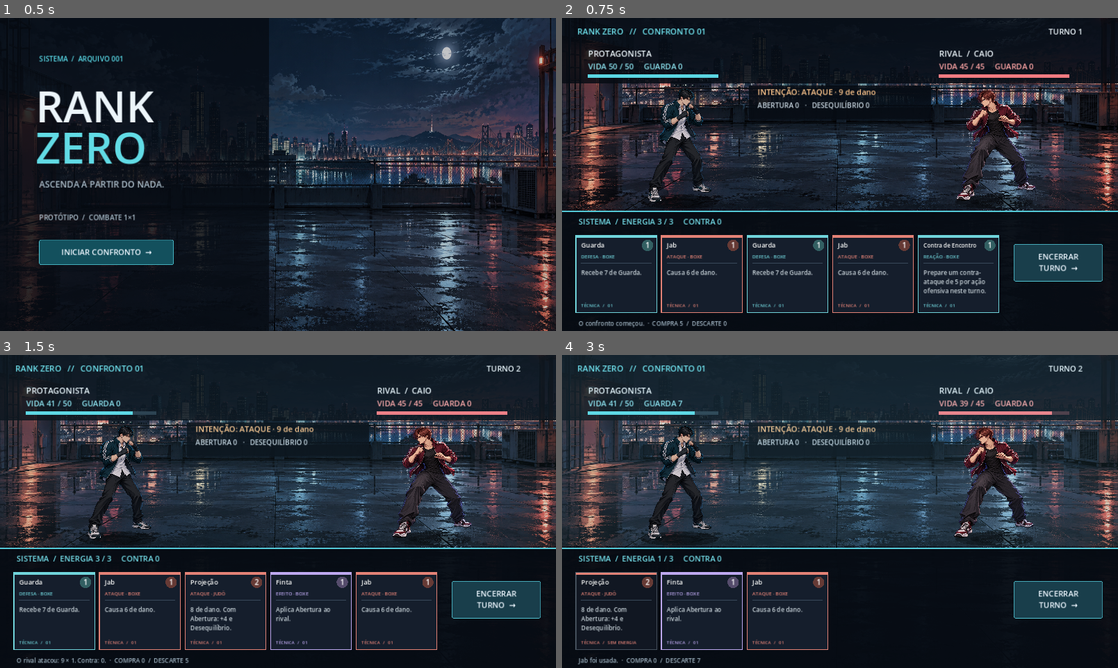
Above: before the commit, frames 1-4 (two rows, left to right).
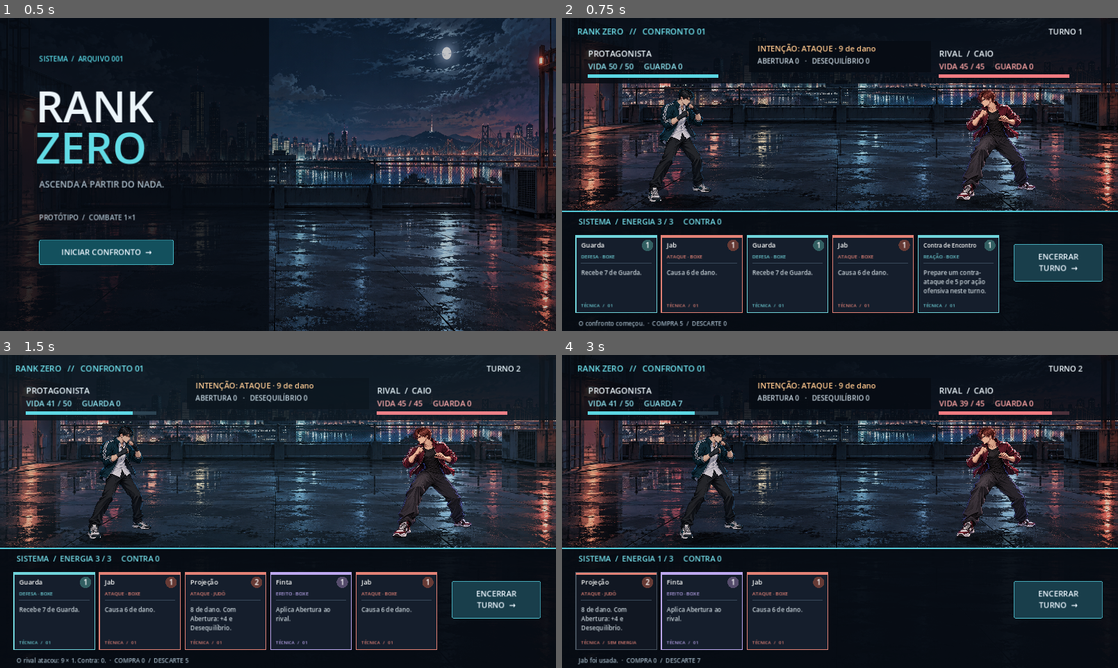
Above: after the commit, the same moments.

Repository: Georlan/rank-zero
Game: Godot game, scene res://scenes/main.tscn
The game is run twice, just before and just after one commit, with the same random seed, the same clock (stepped at 60 frames per second) and the same inputs.
Inputs (mouse positions are in pixels of both pictures, inside the frame that each line leads up to):
- Up to frame 1 (0.5 s): no input
- Up to frame 2 (0.75 s): click "INICIAR CONFRONTO →" at 0.5 s
- Up to frame 3 (1.5 s): click "ENCERRAR TURNO →" at 1.25 s
- Up to frame 4 (3 s): tap Enter at 2 s; move the mouse to (617, 611) at 2.02 s; click (617, 611) at 2.17 s; tap Space at 2.75 s; click (617, 611) at 2.92 s

Frame 1 is identical in both runs. In frame 2, 2.2% of the frame differs, in the area x 33-67%, y 7-33%; in frame 3, 2.1%; in frame 4, 7.8%, in the area x 15-86%, y 7-61%.

Commit message:
Animate jab, guard and feint with original poses

Diff:
--- a/scripts/fighter_actor.gd
+++ b/scripts/fighter_actor.gd
@@ -1,14 +1,19 @@
 extends Node2D
-# Presentation only: positions are anchored on the floor, never on sprite centre.
+signal jab_impact
 const GUARD = preload("res://assets/art/fighter_protagonist.png")
+const ANTICIPATION = preload("res://assets/art/fighter_anticipation.png")
+const HIGH_GUARD = preload("res://assets/art/fighter_high_guard.png")
 const JAB = preload("res://assets/art/fighter_jab.png")
 const ENEMY = preload("res://assets/art/fighter_caio.png")
+const ENEMY_HIT = preload("res://assets/art/fighter_caio_hit.png")
 var is_hero := true
 var sprite: AnimatedSprite2D
 var action_tween: Tween
+var home_x := 0.0
 func setup(hero: bool) -> void:
  is_hero = hero
 func _ready() -> void:
+ home_x = position.x
  sprite = AnimatedSprite2D.new()
  var frames = SpriteFrames.new()
  frames.add_animation("guard")
@@ -17,32 +22,75 @@
  if is_hero:
   frames.add_animation("jab")
   frames.set_animation_loop("jab", false)
-  frames.set_animation_speed("jab", 9.0)
-  frames.add_frame("jab", GUARD, 0.6)
-  frames.add_frame("jab", JAB, 1.3)
+  frames.set_animation_speed("jab", 12.0)
+  frames.add_frame("jab", GUARD, 0.8)
+  frames.add_frame("jab", ANTICIPATION, 1.0)
+  frames.add_frame("jab", JAB, 1.8)
+  frames.add_frame("jab", ANTICIPATION, 0.8)
   frames.add_frame("jab", GUARD, 1.0)
+  frames.add_animation("defend")
+  frames.set_animation_loop("defend", false)
+  frames.set_animation_speed("defend", 9.0)
+  frames.add_frame("defend", HIGH_GUARD, 2.0)
+  frames.add_frame("defend", GUARD, 1.0)
+  frames.add_animation("feint")
+  frames.set_animation_loop("feint", false)
+  frames.set_animation_speed("feint", 12.0)
+  frames.add_frame("feint", ANTICIPATION, 1.3)
+  frames.add_frame("feint", GUARD, 1.0)
+ else:
+  frames.add_animation("hit")
+  frames.set_animation_loop("hit", false)
+  frames.set_animation_speed("hit", 9.0)
+  frames.add_frame("hit", ENEMY_HIT, 1.5)
+  frames.add_frame("hit", ENEMY, 1.0)
  sprite.sprite_frames = frames
  sprite.scale = Vector2(0.19, 0.19)
  sprite.position = Vector2(0, -132)
  sprite.animation_finished.connect(_on_animation_finished)
+ sprite.frame_changed.connect(_on_frame_changed)
  add_child(sprite)
  sprite.play("guard")
 func _on_animation_finished() -> void:
  sprite.play("guard")
+func _on_frame_changed() -> void:
+ if is_hero and sprite.animation == "jab" and sprite.frame == 2:
+  jab_impact.emit()
 func _draw() -> void:
- # Contact shadow remains fixed to ground as the upper body moves.
  draw_set_transform(Vector2(0, -2), 0, Vector2(1, 0.18))
  draw_circle(Vector2.ZERO, 90, Color(0, 0, 0, 0.36))
  draw_circle(Vector2.ZERO, 55, Color(0, 0, 0, 0.25))
  draw_set_transform(Vector2.ZERO)
+func reset_actor() -> void:
+ if is_instance_valid(action_tween): action_tween.kill()
+ position.x = home_x
+ sprite.position.x = 0
+ sprite.play("guard")
 func action(kind: String) -> void:
+ if is_instance_valid(action_tween): action_tween.kill()
  if is_hero and kind == "jab":
   sprite.stop()
-  sprite.play("jab")
+  sprite.play("guard")
+  action_tween = create_tween()
+  action_tween.tween_property(self, "position:x", 805.0, 0.18).set_trans(Tween.TRANS_QUAD).set_ease(Tween.EASE_IN)
+  action_tween.tween_callback(func(): sprite.play("jab"))
+  action_tween.tween_interval(0.36)
+  action_tween.tween_property(self, "position:x", home_x, 0.24).set_trans(Tween.TRANS_QUAD).set_ease(Tween.EASE_OUT)
+ elif is_hero and kind in ["guard", "opening", "counter"]:
+  position.x = home_x
+  sprite.stop()
+  sprite.play("feint" if kind == "opening" else "defend")
+ elif not is_hero and kind == "hit":
+  sprite.stop(); sprite.play("hit")
+  sprite.position.x = 0
+  action_tween = create_tween()
+  action_tween.tween_property(sprite, "position:x", 14.0, 0.08)
+  action_tween.tween_property(sprite, "position:x", 0.0, 0.20)
  else:
-  # Until distinct art exists, use a short recoil/step, not a claimed punch pose.
-  if is_instance_valid(action_tween): action_tween.kill()
+  # Placeholder for actions that do not yet have their own illustrated poses.
+  position.x = home_x
   sprite.position.x = 0
+  sprite.play("guard")
   action_tween = create_tween()
   var direction = 8.0 if is_hero else -8.0
   action_tween.tween_property(sprite, "position:x", direction, 0.10)
--- a/scripts/main.gd
+++ b/scripts/main.gd
@@ -10,10 +10,14 @@
 var flash := 0.0
 var hero_actor: Node2D
 var rival_actor: Node2D
+var pending_jab_result := ""
+var fight_serial := 0
+var result_visible := false
 func _ready() -> void:
  set_anchors_and_offsets_preset(Control.PRESET_FULL_RECT)
  hero_actor = FighterActor.new(); hero_actor.setup(true); hero_actor.position = Vector2(270, 425); add_child(hero_actor)
  rival_actor = FighterActor.new(); rival_actor.setup(false); rival_actor.position = Vector2(995, 425); add_child(rival_actor)
+ hero_actor.jab_impact.connect(_jab_impact)
  _show_title()
 func _clear_buttons() -> void:
  for b in buttons: b.queue_free()
@@ -32,14 +36,18 @@
  add_child(b); buttons.append(b)
  return b
 func _show_title() -> void:
- screen = "title"; hero_actor.hide(); rival_actor.hide(); _clear_buttons()
+ fight_serial += 1; pending_jab_result = ""
+ screen = "title"; hero_actor.reset_actor(); rival_actor.reset_actor(); hero_actor.hide(); rival_actor.hide(); _clear_buttons()
  _button("INICIAR CONFRONTO  →", Vector2(90, 510), Vector2(310, 58), _start, Color("13505d"))
  queue_redraw()
 func _start() -> void:
+ fight_serial += 1; pending_jab_result = ""; result_visible = false
+ hero_actor.reset_actor(); rival_actor.reset_actor()
  battle.start(randi()); screen = "battle"; hero_actor.show(); rival_actor.show(); _refresh()
 func _refresh() -> void:
  _clear_buttons()
  if battle.result != "":
+  result_visible = true
   hero_actor.hide(); rival_actor.hide()
   _button("JOGAR NOVAMENTE", Vector2(485, 480), Vector2(310, 58), _start, Color("13505d"))
   _button("MENU", Vector2(485, 550), Vector2(310, 45), _show_title)
@@ -58,11 +66,33 @@
  if index < 0 or index >= battle.hand.size(): return
  var id: String = battle.hand[index]
  var effect: String = Cards.ALL[id].effect
+ var old_hp: int = battle.enemy_hp
+ var old_guard: int = battle.enemy_guard
  if battle.play(index):
-  hero_actor.action("jab" if id == "jab" else effect)
-  if effect in ["damage", "throw"]: rival_actor.action("hit")
-  _pulse(); _refresh()
+  if id == "jab":
+   pending_jab_result = "hit" if battle.enemy_hp < old_hp else "guard" if battle.enemy_guard < old_guard else "none"
+   hero_actor.action("jab")
+   if battle.result != "":
+    _clear_buttons()
+    var serial = fight_serial
+    get_tree().create_timer(0.85).timeout.connect(func():
+     if serial == fight_serial and screen == "battle": _refresh()
+    )
+   else: _refresh()
+  else:
+   pending_jab_result = ""
+   hero_actor.action(effect)
+   if effect in ["damage", "throw"]: rival_actor.action("hit")
+   _pulse(); _refresh()
+func _jab_impact() -> void:
+ if screen != "battle" or pending_jab_result == "": return
+ if pending_jab_result == "hit": rival_actor.action("hit")
+ elif pending_jab_result == "guard": rival_actor.action("guard")
+ if pending_jab_result != "none": _pulse()
+ pending_jab_result = ""
 func _end_turn() -> void:
+ pending_jab_result = ""
+ hero_actor.reset_actor()
  var offensive: bool = battle.intent.get("kind", "") != "guard"
  battle.end_turn()
  rival_actor.action("attack" if offensive else "guard")
@@ -94,7 +124,7 @@
  draw_rect(Rect2(0,0,1280,150), Color(0.025,0.045,0.075,0.85))
  draw_rect(Rect2(0,445,1280,275), Color(0.025,0.045,0.075,0.96))
  draw_line(Vector2(0,445), Vector2(1280,445), Color("54c8d6"), 2)
- draw_rect(Rect2(430,155,420,78), Color(0.025,0.045,0.075,0.87))
+ draw_rect(Rect2(430,53,420,72), Color(0.025,0.045,0.075,0.87))
  _text("RANK ZERO   //   CONFRONTO 01", 35, 38, 19, Color("6ee2ed"))
  _text("TURNO %d" % battle.turn, 1120, 38, 18)
  _text("PROTAGONISTA", 60, 89, 19)
@@ -103,12 +133,12 @@
  _text("VIDA %d / 45     GUARDA %d" % [battle.enemy_hp, battle.enemy_guard], 868, 118, 18, Color("ffa5a5"))
  draw_rect(Rect2(60,130,300,7), Color("283b49")); draw_rect(Rect2(60,130,300.0*battle.hp/50,7), Color("5bd6e2"))
  draw_rect(Rect2(868,130,300,7), Color("49303a")); draw_rect(Rect2(868,130,300.0*battle.enemy_hp/45,7), Color("f17b81"))
- _text("INTENÇÃO: " + battle.intent.label, 450, 177, 18, Color("ffc78d"))
- _text("ABERTURA %d   ·   DESEQUILÍBRIO %d" % [battle.opening, battle.off_balance], 450, 207, 16, Color("c7d5df"))
+ _text("INTENÇÃO: " + battle.intent.label, 450, 77, 18, Color("ffc78d"))
+ _text("ABERTURA %d   ·   DESEQUILÍBRIO %d" % [battle.opening, battle.off_balance], 450, 105, 16, Color("c7d5df"))
  _text("SISTEMA  /  ENERGIA %d / 3     CONTRA %d" % [battle.energy, battle.counter], 38, 475, 18, Color("73dce7"))
  _text("%s  ·  COMPRA %d  /  DESCARTE %d" % [battle.log, battle.deck.size(), battle.discard.size()], 38, 708, 14, Color("9db1bf"))
  if flash > 0: draw_rect(Rect2(0,0,1280,440), Color(0.5,0.9,1.0,flash * 0.2))
- if battle.result != "":
+ if battle.result != "" and result_visible:
   draw_rect(Rect2(0,0,1280,720), Color(0.02,0.04,0.08,0.91))
   _text("CONFRONTO ENCERRADO", 470, 250, 22, Color("72dce7"))
   _text(battle.result.to_upper(), 465, 350, 70)
--- a/tests/presentation_test.gd
+++ b/tests/presentation_test.gd
@@ -1,5 +1,6 @@
 extends SceneTree
-var observed: Array[int] = []
+var frames_seen: Array[int] = []
+var rival_hit := false
 func _initialize(): call_deferred("run")
 func run():
  var scene = load("res://scenes/main.tscn").instantiate()
@@ -9,15 +10,28 @@
  scene.battle.hand = ["jab"]; scene.battle.energy = 3
  var sprite = scene.hero_actor.sprite
  sprite.frame_changed.connect(func():
-  if sprite.animation == "jab": observed.append(sprite.frame)
+  if sprite.animation == "jab": frames_seen.append(sprite.frame)
+ )
+ scene.rival_actor.sprite.animation_changed.connect(func():
+  if scene.rival_actor.sprite.animation == "hit": rival_hit = true
  )
  scene._play(0)
- var resolved = scene.battle.enemy_hp == 39
- var started = sprite.animation == "jab" and sprite.is_playing()
- await create_timer(0.8).timeout
- var extension = 1 in observed
- var recovered = sprite.animation == "guard"
- var grounded = scene.hero_actor.position.y == scene.rival_actor.position.y
- var ok = resolved and started and extension and recovered and grounded
- print("APRESENTAÇÃO: ", "OK" if ok else "FALHOU", " (dano, início, extensão, retorno, apoio: ", [resolved, started, extension, recovered, grounded], ")")
+ var immediate = scene.battle.enemy_hp == 39
+ await create_timer(1.1).timeout
+ var jab_ok = immediate and 1 in frames_seen and 2 in frames_seen and 3 in frames_seen and rival_hit and sprite.animation == "guard" and abs(scene.hero_actor.position.x - scene.hero_actor.home_x) < 0.1
+ scene._start(); scene.battle.hand = ["guard", "feint"]; scene.battle.energy = 3
+ scene._play(0)
+ var guard_ok = sprite.animation == "defend" and scene.battle.guard == 7
+ scene._play(0)
+ var feint_ok = sprite.animation == "feint" and scene.battle.opening == 1
+ scene._start(); rival_hit = false
+ scene.battle.enemy_guard = 10; scene.battle.hand = ["jab"]; scene._play(0)
+ await create_timer(0.6).timeout
+ var blocked_ok = not rival_hit and scene.battle.enemy_hp == 45 and scene.battle.enemy_guard == 4
+ scene._start(); scene.battle.enemy_hp = 1; scene.battle.hand = ["jab"]; scene._play(0)
+ var lethal_immediate = scene.battle.result == "vitória" and scene.buttons.is_empty()
+ await create_timer(1.1).timeout
+ var result_ok = scene.buttons.size() == 2
+ var ok = jab_ok and guard_ok and feint_ok and blocked_ok and lethal_immediate and result_ok
+ print("APRESENTAÇÃO: ", "OK" if ok else "FALHOU", " ", [jab_ok, guard_ok, feint_ok, blocked_ok, lethal_immediate, result_ok])
  quit(0 if ok else 1)
Binary file added: assets/art/fighter_anticipation.png
Not shown, added: assets/art/fighter_anticipation.png.import
Binary file added: assets/art/fighter_caio_hit.png
Not shown, added: assets/art/fighter_caio_hit.png.import
Binary file added: assets/art/fighter_high_guard.png
Not shown, added: assets/art/fighter_high_guard.png.import
Not shown, changed: README.md
Not shown, changed: assets/README.md
Not shown, changed: docs/CHOREOGRAPHY.md
Not shown, changed: docs/VISUAL_DIRECTION.md
